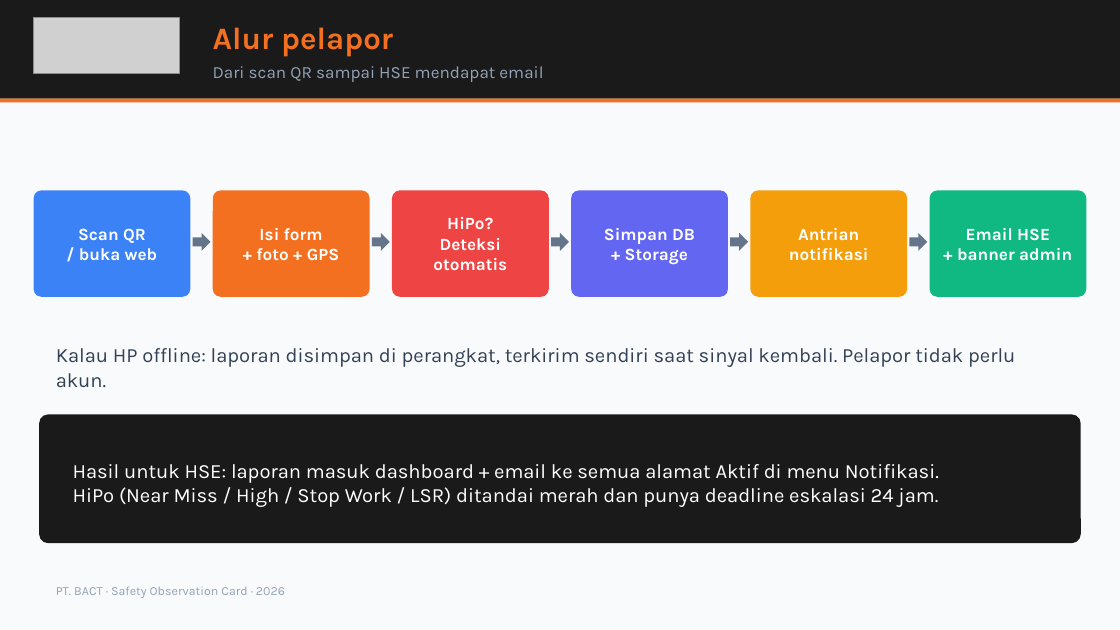
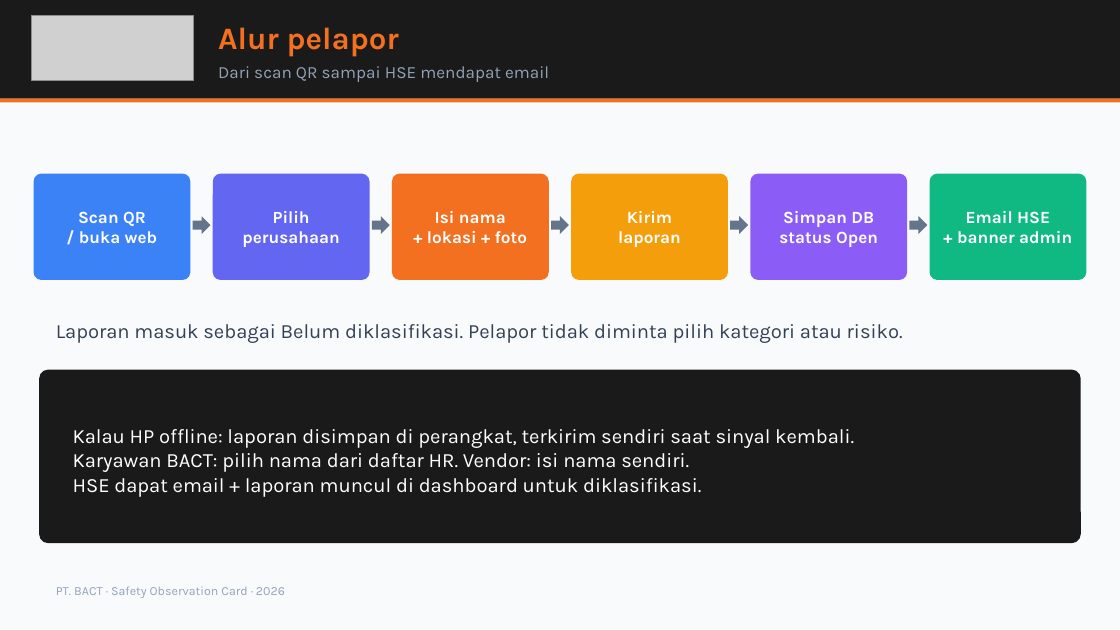
Before and after one commit to msatibi32/bact-safety-observation-modern, a slide deck: slide 5 of supabase/BACT-SOC-Presentasi-HSE.pptx. Drawn at 1120x630 pixels with LibreOffice and Linux fonts; fonts in the diff are those of the drawing; grey boxes stand for pictures. Boxes give left, top, right and bottom in pixels: in the first picture for what was removed or moved away, otherwise in the second. Text is boxed around its words. In the diff, an @@ line names an element or a change of style, - is before the commit and + after.

```diff
--- a/supabase/BACT-SOC-Presentasi-HSE.pptx
+++ b/supabase/BACT-SOC-Presentasi-HSE.pptx
@@ picture: place and size @@
-picture at [34,18,179,74]
+picture at [31,16,194,81]
@@ text "Alur pelapor": place and size @@
-text "Alur pelapor" at [213,27,393,57]
+text "Alur pelapor" at [218,27,399,57]
@@ text "Dari scan QR sampai HSE ...": place and size @@
-text "Dari scan QR sampai HSE ..." at [213,66,543,82]
+text "Dari scan QR sampai HSE ..." at [218,66,549,82]
@@ rounded rectangle at [213,174,370,280]: fill #F37021 to #6366F1 @@
@@ rounded rectangle at [392,174,549,280]: fill #EF4444 to #F37021 @@
@@ rounded rectangle at [571,174,728,280]: fill #6366F1 to #F59E0B @@
@@ 6 rounded rectangles, 5 right arrows, 2 texts: place and size @@
-6 rounded rectangles, 5 right arrows, 2 texts at [34,190,1086,297]
+6 rounded rectangles, 5 right arrows, 2 texts at [34,174,1086,280]
@@ rounded rectangle at [750,174,907,280]: fill #F59E0B to #8B5CF6 @@
@@ text at [242,211,339,247]: text changed @@
-Isi form
-+ foto + GPS
+Pilih
+perusahaan
@@ text at [427,211,527,244]: text changed @@
-HiPo?
-Deteksi otomatis
+Isi nama
++ lokasi + foto
@@ text at [618,211,681,247]: text changed @@
-Simpan DB
-+ Storage
+Kirim
+laporan
@@ text at [779,211,878,247]: text changed @@
-Antrian
-notifikasi
+Simpan DB
+status Open
@@ text at [56,324,903,343]: text changed @@
-Kalau HP offline: laporan disimpan di perangkat, terkirim sendiri saat sinyal kembali. Pelapor tidak perlu akun.
+Laporan masuk sebagai Belum diklasifikasi. Pelapor tidak diminta pilih kategori atau risiko.
@@ rounded rectangle: place and size @@
-rounded rectangle at [39,414,1081,543]
+rounded rectangle at [39,370,1081,543]
@@ rounded rectangle at [39,370,1081,543]: proportions changed @@
@@ text at [73,429,854,497]: text changed @@
-Hasil untuk HSE: laporan masuk dashboard + email ke semua alamat Aktif di menu Notifikasi.
-HiPo (Near Miss / High / Stop Work / LSR) ditandai merah dan punya deadline eskalasi 24 jam.
+Kalau HP offline: laporan disimpan di perangkat, terkirim sendiri saat sinyal kembali.
+Karyawan BACT: pilih nama dari daftar HR. Vendor: isi nama sendiri.
+HSE dapat email + laporan muncul di dashboard untuk diklasifikasi.
```
Also in this commit, not shown: 8 other slides changed, 1 slide added, 1 slide removed, 3 other files.
